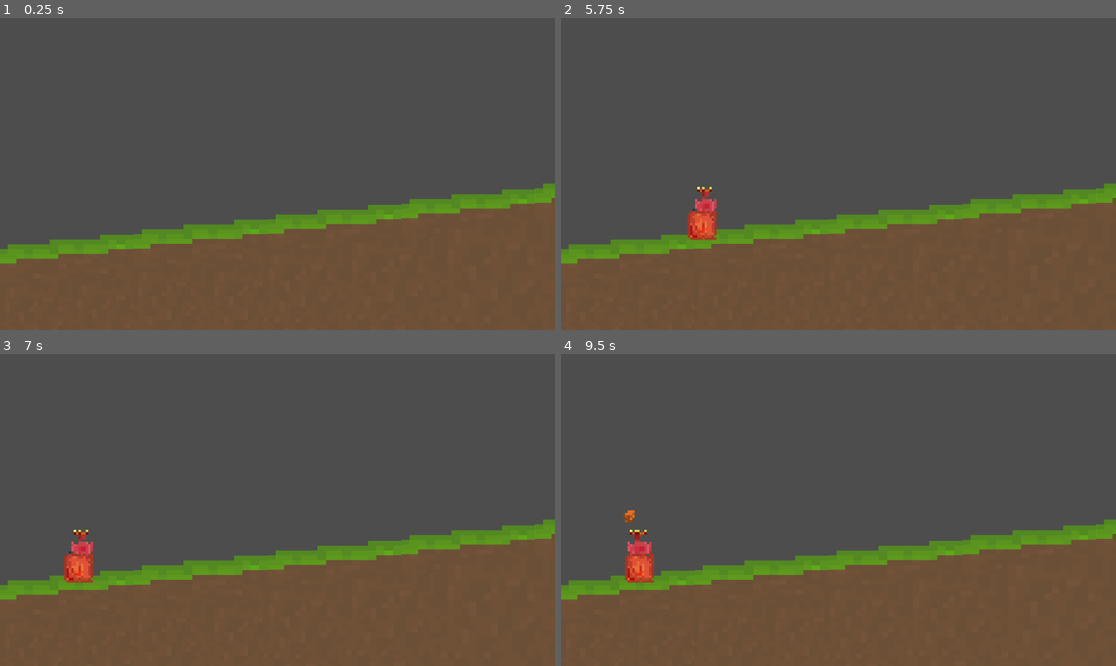
Above: before the commit, frames 1-4 (two rows, left to right).
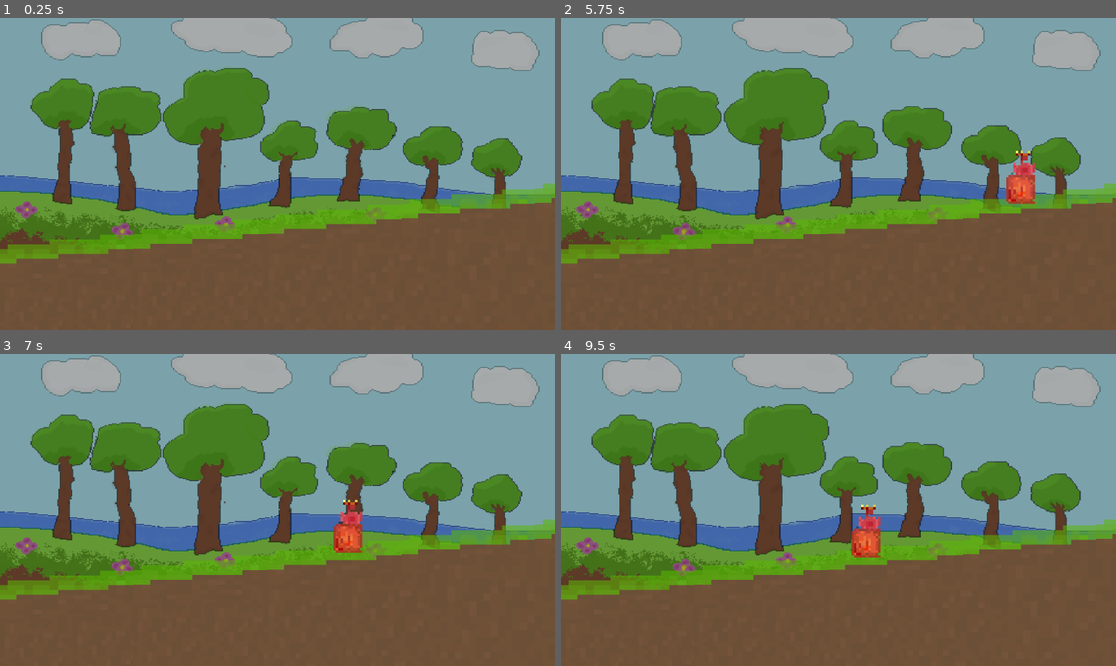
Above: after the commit, the same moments.

Repository: Reynem/jump-run-hit
Game: Godot game, scene res://main_scene.tscn
The game is run twice, just before and just after one commit, with the same random seed, the same clock (stepped at 60 frames per second) and the same inputs.
Inputs:
- Up to frame 1 (0.25 s): no input
- Up to frame 2 (5.75 s): tap Enter at 0.5 s
- Up to frame 3 (7 s): no input
- Up to frame 4 (9.5 s): tap Space at 8 s; tap Enter at 8.75 s

The runs differ from the first frame. In frame 1, 65% of the frame differs, in the area x 0-100%, y 0-75%; in frame 2, 65%; in frame 3, 65%; in frame 4, 65%.

Commit message:
main scene background

Diff:
--- a/enemies/flower/flower_enemy.tscn
+++ b/enemies/flower/flower_enemy.tscn
@@ -76,6 +76,7 @@
 script = ExtResource("1_ercr5")
 attack_time_step = 3.0
 offset = Vector2(25, -75)
+movement_time_step = 2.0
 
 [node name="AnimatedSprite" type="AnimatedSprite2D" parent="." unique_id=1458996730]
 texture_filter = 1
--- a/main_scene.gd
+++ b/main_scene.gd
@@ -1,11 +1,13 @@
 extends Node2D
 
 @export var flower_scene: PackedScene
+@onready var background: AnimatedSprite2D = $Background
 
 var grass: Array[Node2D]
 
 # Called when the node enters the scene tree for the first time.
 func _ready() -> void:
+	background.play("default")
 	var grassObjects = $Grass.get_children()
 	for k in grassObjects:
 		grass.append(k as Node2D)
--- a/main_scene.tscn
+++ b/main_scene.tscn
@@ -4,6 +4,7 @@
 [ext_resource type="Script" uid="uid://cwca8g2qs35lh" path="res://main_scene.gd" id="1_gyfs4"]
 [ext_resource type="Texture2D" uid="uid://c5a4wbed0fdag" path="res://assets/images/dirt.png" id="2_2c62f"]
 [ext_resource type="PackedScene" uid="uid://5kmsb2tue8mw" path="res://enemies/flower/flower_enemy.tscn" id="2_gyfs4"]
+[ext_resource type="Texture2D" uid="uid://yfiwj8j6sa8m" path="res://assets/animations/sky-Sheet.png" id="5_8mm7a"]
 
 [sub_resource type="TileSetAtlasSource" id="TileSetAtlasSource_2c62f"]
 texture = ExtResource("1_0f027")
@@ -11,6 +12,28 @@
 
 [sub_resource type="TileSet" id="TileSet_gyfs4"]
 sources/0 = SubResource("TileSetAtlasSource_2c62f")
+
+[sub_resource type="AtlasTexture" id="AtlasTexture_hq1ik"]
+atlas = ExtResource("5_8mm7a")
+region = Rect2(0, 0, 480, 320)
+
+[sub_resource type="AtlasTexture" id="AtlasTexture_nfk4m"]
+atlas = ExtResource("5_8mm7a")
+region = Rect2(480, 0, 480, 320)
+
+[sub_resource type="SpriteFrames" id="SpriteFrames_66tet"]
+animations = [{
+"frames": [{
+"duration": 8.0,
+"texture": SubResource("AtlasTexture_hq1ik")
+}, {
+"duration": 8.0,
+"texture": SubResource("AtlasTexture_nfk4m")
+}],
+"loop": true,
+"name": &"default",
+"speed": 5.0
+}]
 
 [node name="MainScene" type="Node2D" unique_id=1738264478]
 script = ExtResource("1_gyfs4")
@@ -97,3 +120,12 @@
 texture = ExtResource("2_2c62f")
 
 [node name="Camera" type="Camera2D" parent="." unique_id=723530899]
+
+[node name="Background" type="AnimatedSprite2D" parent="." unique_id=1318049184]
+modulate = Color(0.6518682, 0.66453964, 0.66758263, 1)
+z_index = -15
+texture_filter = 1
+position = Vector2(0, -40)
+scale = Vector2(2.40625, 2.0249999)
+sprite_frames = SubResource("SpriteFrames_66tet")
+frame_progress = 0.022739252
Binary file added: assets/animations/sky-Sheet.png
Not shown, added: assets/animations/sky-Sheet.png.import
